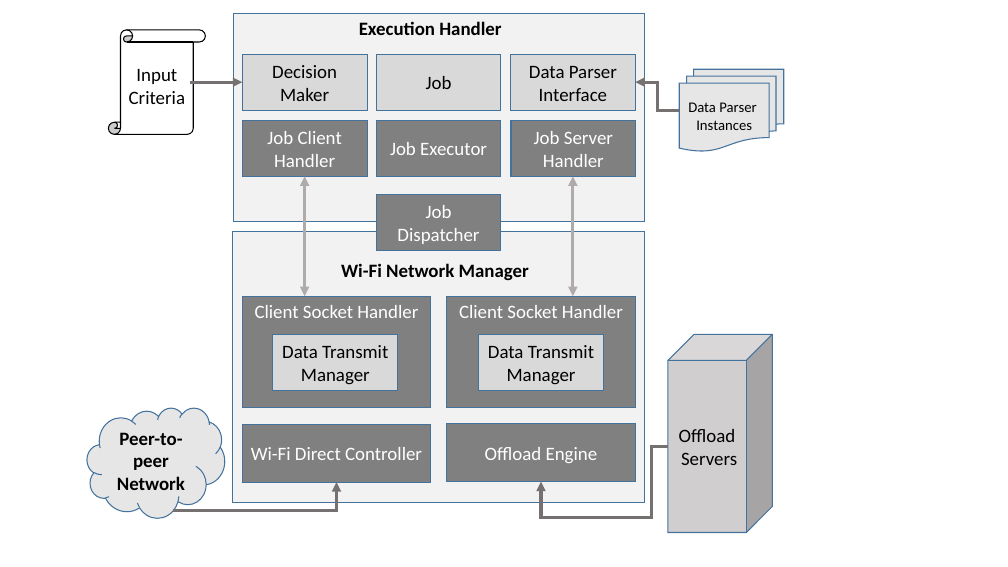
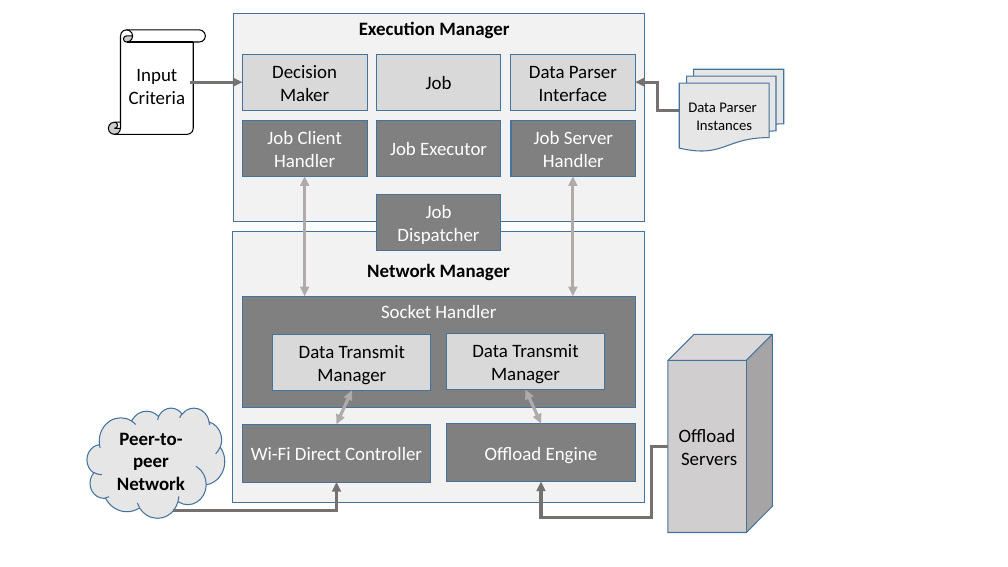
Before and after one commit to minhld/JobShare, a slide deck: slide 1 of paper/data/gnuplot/Architecture.pptx. Drawn at 1008x567 pixels with LibreOffice and Linux fonts; fonts in the diff are those of the drawing. Boxes give left, top, right and bottom in pixels: in the first picture for what was removed or moved away, otherwise in the second. Text is boxed around its words. In the diff, an @@ line names an element or a change of style, - is before the commit and + after.

```diff
--- a/paper/data/gnuplot/Architecture.pptx
+++ b/paper/data/gnuplot/Architecture.pptx
@@ text at (x1=359, y1=21, x2=509, y2=38): text changed @@
-Execution Handler
+Execution Manager
@@ text at (x1=367, y1=263, x2=510, y2=281): text changed @@
-Wi-Fi Network Manager
+Network Manager
@@ rectangle "Socket Handler" resized from (x1=242, y1=296, x2=430, y2=408) to (x1=242, y1=296, x2=635, y2=408) @@
@@ rectangle removed at (x1=447, y1=296, x2=635, y2=408) @@
-Client Socket Handler
@@ text in rectangle at (x1=381, y1=305, x2=496, y2=318): text changed @@
-Client Socket Handler
+Socket Handler
@@ rectangle "Data Transmit Manager" resized from (x1=273, y1=334, x2=398, y2=390) to (x1=273, y1=334, x2=431, y2=390) @@
@@ rectangle "Data Transmit Manager" resized from (x1=479, y1=334, x2=603, y2=390) to (x1=447, y1=333, x2=605, y2=389) @@
@@ double arrow added from (526, 389) to (541, 423), #AFABAB 3 pt @@
@@ double arrow added from (352, 391) to (337, 424), #AFABAB 3 pt @@
```
Also in this commit, not shown: 9 other files.
